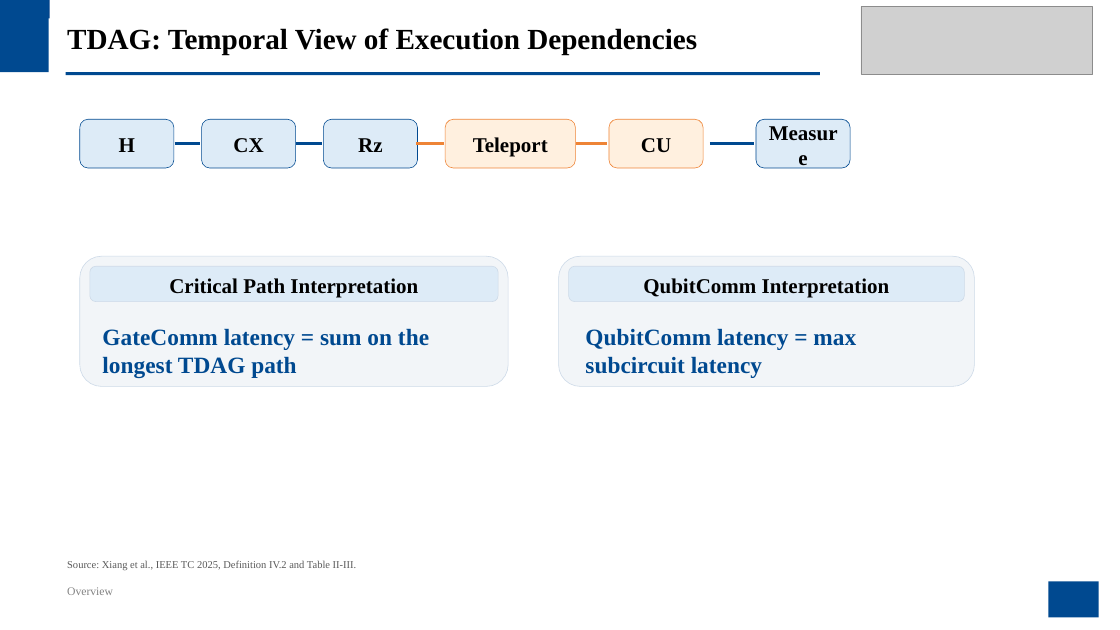
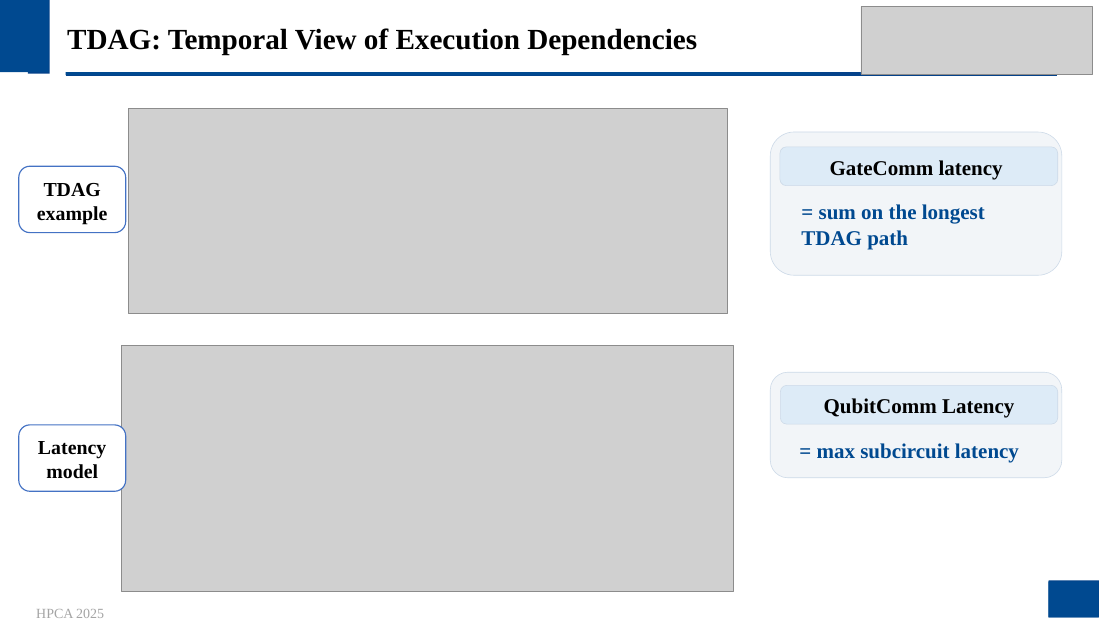
Before and after one commit to JanusQ/Janus4, a slide deck: slide 13 of adaptiveQC/pptx/AdaptDQC_Adaptive_Distributed_Quantum_Computing_With_Quantitative_Performance_Analysis.pptx (slide 14 before the commit). Drawn at 1120x630 pixels with LibreOffice and Linux fonts; fonts in the diff are those of the drawing; grey boxes stand for pictures; background and template pictures are left out. Boxes give left, top, right and bottom in pixels: in the first picture for what was removed or moved away, otherwise in the second. Text is boxed around its words. In the diff, an @@ line names an element or a change of style, - is before the commit and + after.

```diff
--- a/adaptiveQC/pptx/AdaptDQC_Adaptive_Distributed_Quantum_Computing_With_Quantitative_Performance_Analysis.pptx
+++ b/adaptiveQC/pptx/AdaptDQC_Adaptive_Distributed_Quantum_Computing_With_Quantitative_Performance_Analysis.pptx
@@ rectangle removed at (x1=8, y1=18, x2=1120, y2=630) @@
@@ line added from (66, 74) to (1058, 74), #04428A 3 pt @@
@@ rounded rectangle removed at (x1=80, y1=119, x2=174, y2=168) @@
-H
@@ picture added at (x1=129, y1=108, x2=728, y2=314) @@
@@ rounded rectangle removed at (x1=202, y1=119, x2=296, y2=168) @@
-CX
@@ rounded rectangle removed at (x1=323, y1=119, x2=418, y2=168) @@
-Rz
@@ rounded rectangle removed at (x1=445, y1=119, x2=576, y2=168) @@
-Teleport
@@ rounded rectangle removed at (x1=609, y1=119, x2=703, y2=168) @@
-CU
@@ rounded rectangle removed at (x1=756, y1=119, x2=850, y2=168) @@
-Measure
@@ line removed from (175, 144) to (200, 144) @@
@@ line removed from (296, 144) to (322, 144) @@
@@ line removed from (416, 144) to (444, 144) @@
@@ line removed from (576, 144) to (607, 144) @@
@@ line removed from (710, 144) to (755, 144) @@
@@ rounded rectangle resized from (x1=80, y1=256, x2=508, y2=386) to (x1=770, y1=132, x2=1062, y2=276) @@
@@ rounded rectangle added at (x1=780, y1=147, x2=1058, y2=186), fill #DDEBF7, outline #CDDAE8 0.5 pt, 18 pt, text #000000, bold @@
+GateComm latency
@@ rounded rectangle added at (x1=18, y1=166, x2=125, y2=233), fill #FFFFFF, outline #4472C4 1 pt, 17 pt, text #000000, bold @@
+TDAG example
@@ text at (x1=801, y1=204, x2=985, y2=249): text changed; size 20 to 18 pt @@
-GateComm latency = sum on the longest TDAG path
+= sum on the longest TDAG path
@@ rounded rectangle removed at (x1=90, y1=266, x2=498, y2=302) @@
-Critical Path Interpretation
@@ picture added at (x1=121, y1=345, x2=734, y2=592) @@
@@ rounded rectangle resized from (x1=559, y1=256, x2=975, y2=386) to (x1=770, y1=372, x2=1062, y2=478) @@
@@ rounded rectangle "QubitComm Latency" resized from (x1=569, y1=266, x2=965, y2=302) to (x1=781, y1=386, x2=1058, y2=424) @@
@@ text in rounded rectangle at (x1=824, y1=398, x2=1014, y2=418): text changed @@
-QubitComm Interpretation
+QubitComm Latency
@@ rounded rectangle added at (x1=18, y1=425, x2=125, y2=492), fill #FFFFFF, outline #4472C4 1 pt, 17 pt, text #000000, bold @@
+Latency model
@@ text at (x1=817, y1=443, x2=1019, y2=463): text changed; size 20 to 18 pt @@
-QubitComm latency = max subcircuit latency
+= max subcircuit latency
@@ text removed at (x1=67, y1=560, x2=357, y2=570) @@
-Source: Xiang et al., IEEE TC 2025, Definition IV.2 and Table II-III.
@@ text removed at (x1=67, y1=587, x2=113, y2=595) @@
-Overview
@@ text added at (x1=36, y1=609, x2=104, y2=618), 12 pt, text #A5A5A5 @@
+HPCA 2025
```
Also in this commit, not shown: 19 other slides changed, 1 slide added, 3 slides removed, 2 other files.
